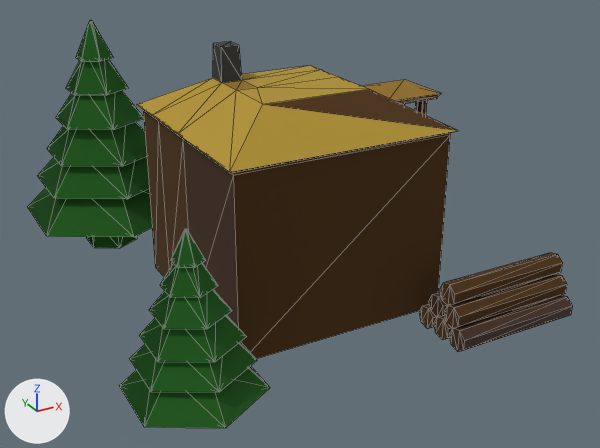
Renders of the glTF model models/lumber1.glb from each side of a commit.
The view is the same before and after, from a 50 mm lens placed at (-13.9, -25.2, 14.5), pointed at (-0.7, -1.2, 2.5). The axes (+X, +Y, +Z) are drawn at lower left. The lights are the same throughout. Mesh edges are drawn as thin lines. Where no turn or scale is listed for an object, it has been applied to the vertices. Vertices at the same position are counted once.

The older version as bpy lines, for what is in view:
```python
mat_material_008 = principled_material('Material.008')
mat_material_008.base_color = (0.0704, 0.0275, 0.000971)  # brown #4b2e03
mat_material_008.roughness = 1.0
mat_material_009 = principled_material('Material.009')
mat_material_009.base_color = (0.00754, 0.0959, 0.00465)  # dark green #15570f
mat_material_009.roughness = 1.0
mat_stitch2_003 = principled_material('stitch2.003')
mat_stitch2_003.base_color = (0.275, 0.149, 0.00791)  # yellow #8f6c16
mat_stitch2_003.roughness = 0.904
mat_stitch_007 = principled_material('stitch.007')
mat_stitch_007.base_color = (0.426, 0.279, 0.0293)  # yellow #af9030
mat_stitch_007.roughness = 0.968
mat_wood2_007 = principled_material('wood2.007')
mat_wood2_007.base_color = (0.0491, 0.018, 0.00472)  # brown #3f240f
mat_wood2_007.roughness = 0.638
me_cylinder_001 = bpy.data.meshes.new('Cylinder.001')
me_cylinder_001.from_pydata(...)  # 358 vertices, 801 faces; spans x -8.9..6.2, y -8.9..9.1, z -0.1..9.0
# faces by material slot: [76, 182, 20, 10, 8, 505]
me_cylinder_001.materials.append(mat_wood2_007)  # brown #3f240f
me_cylinder_001.materials.append(mat_material_008)  # brown #4b2e03
me_cylinder_001.materials.append(mat_stitch_007)  # yellow #af9030
me_cylinder_001.materials.append(mat_stone_007)  # black #2d3130
me_cylinder_001.materials.append(mat_stitch2_003)  # yellow #8f6c16
me_cylinder_001.materials.append(mat_material_009)  # dark green #15570f
ob_cylinder = bpy.data.objects.new('Cylinder', me_cylinder_001)
ob_cylinder.location = (0.0, 0.0, 0.0)
```
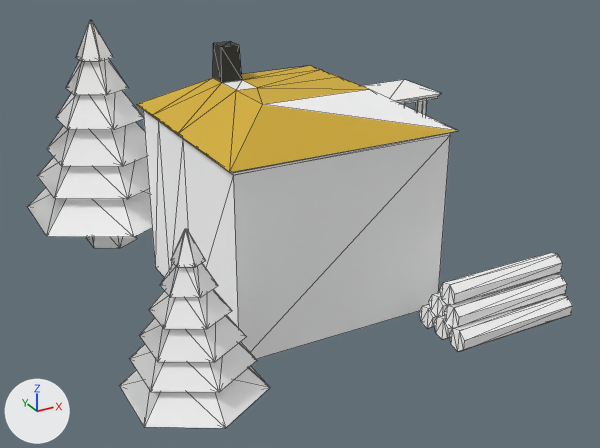
Where the newer file only moved an object's origin or applied its transform, the numbers keep the older frame.

Boxes [x1, y1, x2, y2] around the edits, measured in the pictures (600 x 448 px; the box of a moved part takes in the faces that stretch with it):
'Cylinder', recoloured, surface changed, reshaped
    both: [28, 21, 573, 428]
part 1 of me_cylinder_001, moved or reshaped
    both: [178, 66, 458, 172]

What the commit changed:
Material 'wood2.007' (mat_wood2_007) changes colour from brown #3f240f to white #ffffff; in linear values from (0.0491, 0.018, 0.00472) to (1.0, 1.0, 1.0).
In material 'wood2.007' (mat_wood2_007), metallic goes from 0.0 to 1.0.
Material 'Material.008' (mat_material_008) changes colour from brown #4b2e03 to white #ffffff; in linear values from (0.0704, 0.0275, 0.000971) to (1.0, 1.0, 1.0).
In material 'Material.008' (mat_material_008), metallic goes from 0.0 to 1.0.
Material 'stitch.007' (mat_stitch_007) changes colour from yellow #af9030 to yellow #d2ad39; in linear values from (0.426, 0.279, 0.0293) to (0.644, 0.42, 0.0416).
Material 'stitch2.003' (mat_stitch2_003) changes colour from yellow #8f6c16 to white #ffffff; in linear values from (0.275, 0.149, 0.00791) to (1.0, 1.0, 1.0).
In material 'stitch2.003' (mat_stitch2_003), metallic goes from 0.0 to 1.0.
Material 'Material.009' (mat_material_009) changes colour from dark green #15570f to white #ffffff; in linear values from (0.00754, 0.0959, 0.00465) to (1.0, 1.0, 1.0).
In material 'Material.009' (mat_material_009), metallic goes from 0.0 to 1.0.
me_cylinder_001 has 358 vertices, 801 faces and spans x -8.9..6.2, y -8.9..9.1, z -0.1..9.0.
me_cylinder_001 is used by ob_cylinder; location (0.0, 0.0, 0.0).
Part 1, on me_cylinder_001:
Vertex 151 of me_cylinder_001 moves from (0.8, -3.2, 7.6) at pixel (369, 89) to (0.8, 0.7, 7.6) at pixel (310, 65).
Vertex 152 of me_cylinder_001 moves from (-3.0, -3.2, 7.6) at pixel (262, 104) to (0.8, -0.1, 7.6) at pixel (321, 69).
Vertex 153 of me_cylinder_001 moves from (0.8, 0.7, 7.6) at pixel (310, 65) to (-3.0, -1.2, 7.6) at pixel (236, 90).
Vertex 154 of me_cylinder_001 moves from (0.8, -0.1, 7.6) at pixel (321, 69) to (-3.0, -3.2, 7.6) at pixel (262, 104).
Vertex 155 of me_cylinder_001 moves from (-3.0, -1.2, 7.6) at pixel (236, 90) to (-2.3, -1.2, 7.6) at pixel (257, 87).
Vertex 156 of me_cylinder_001 moves from (-2.3, -1.2, 7.6) at pixel (257, 87) to (0.8, -3.2, 7.6) at pixel (369, 89).
